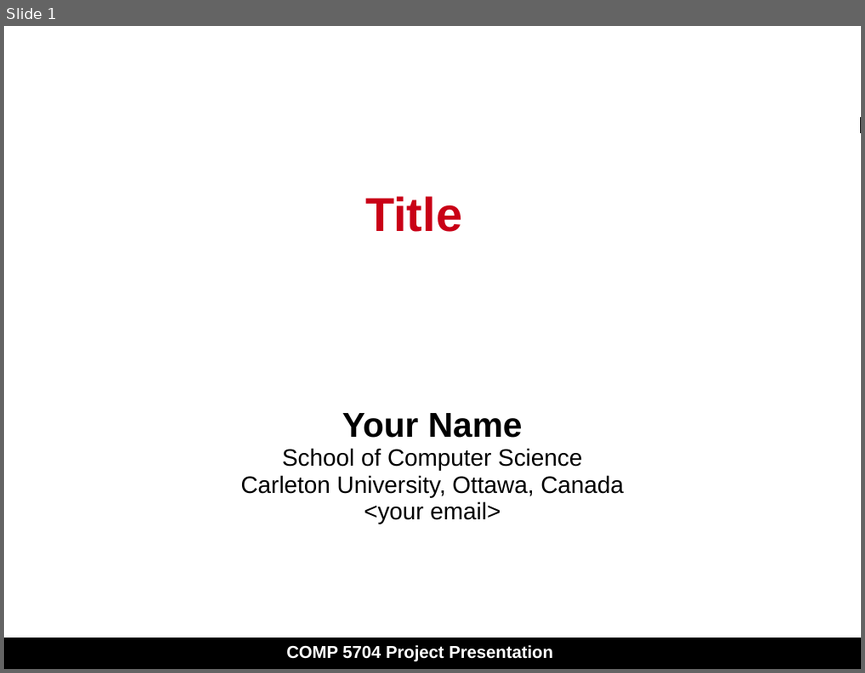
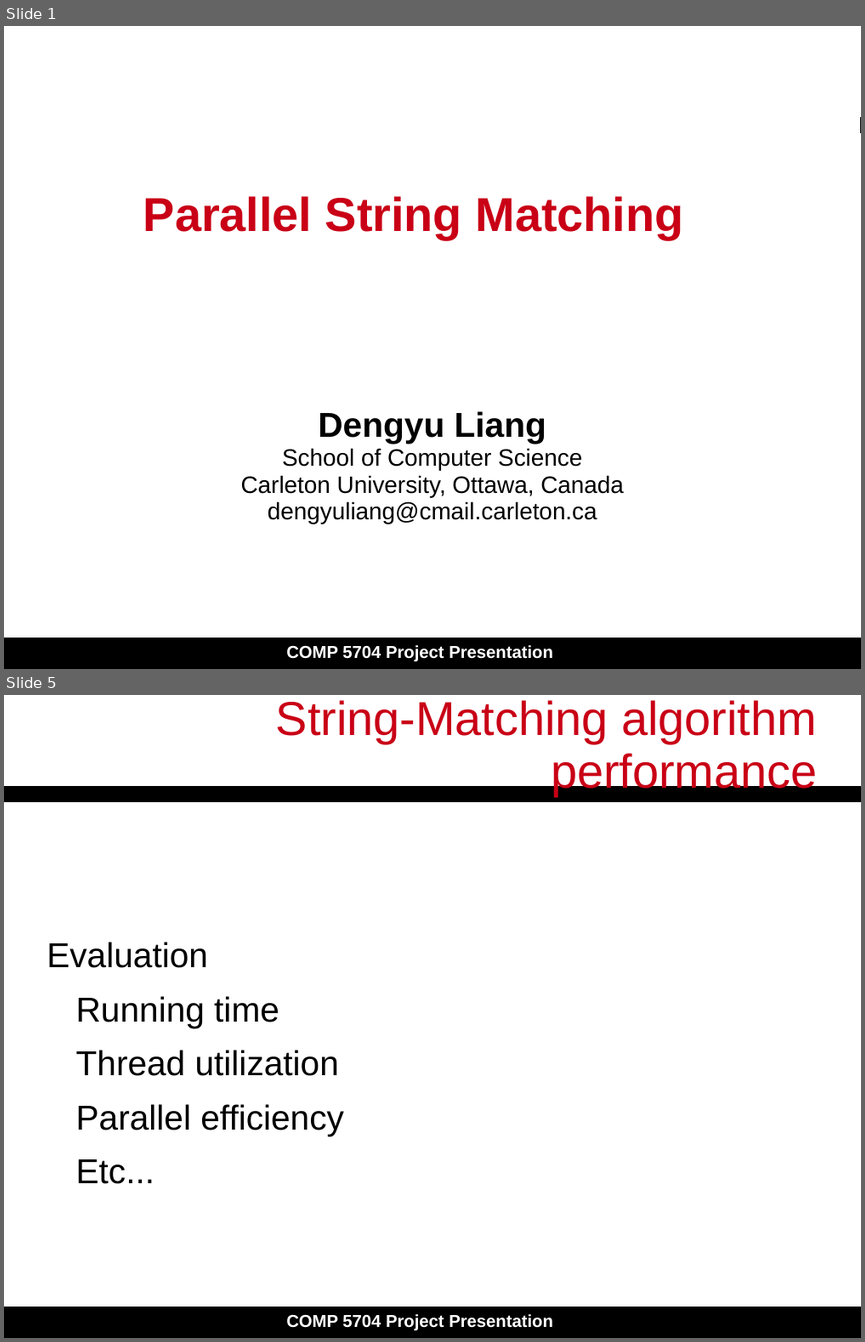
Before and after one commit to dengyull/COMP5704-project, a slide deck: Slide_Presentation.ppt. Shown one above the other, each under a label of ours: slide 1 before the commit, slides 1 and 5 after it; the slides between them are not shown. The pictures are 865x673 and 865x1342 pixels, drawn with LibreOffice and Linux fonts; fonts in the diff are those of the drawing. Boxes give left, top, right and bottom in pixels: in the first picture for what was removed or moved away, otherwise in the second. Text is boxed around its words. In the diff, an @@ line names an element or a change of style, - is before the commit and + after.

```diff
--- a/Slide_Presentation.ppt
+++ b/Slide_Presentation.ppt
@@ slide 5 added at (4, 695, 861, 1338), background #FFFFFF; not listed: 3 template elements that a slide beside it also shows @@
@@ title added at (276, 700, 817, 796), 44 pt, text #C90016 @@
+String-Matching algorithm performance
@@ text added at (46, 941, 344, 1184), 32 pt, text #000000 @@
+Evaluation
+Running time
+Thread utilization
+Parallel efficiency
+Etc...
@@ slide 1 changed as well @@
@@ title at (143, 196, 684, 239): text changed @@
-Title
+Parallel String Matching
@@ subtitle at (318, 411, 546, 443): text changed @@
-Your Name
+Dengyu Liang
@@ subtitle at (268, 501, 597, 523): text changed @@
-<your email>
+dengyuliang@cmail.carleton.ca
```
Also in this commit, not shown: 4 other slides added, 1 slide removed, 17 other files.
